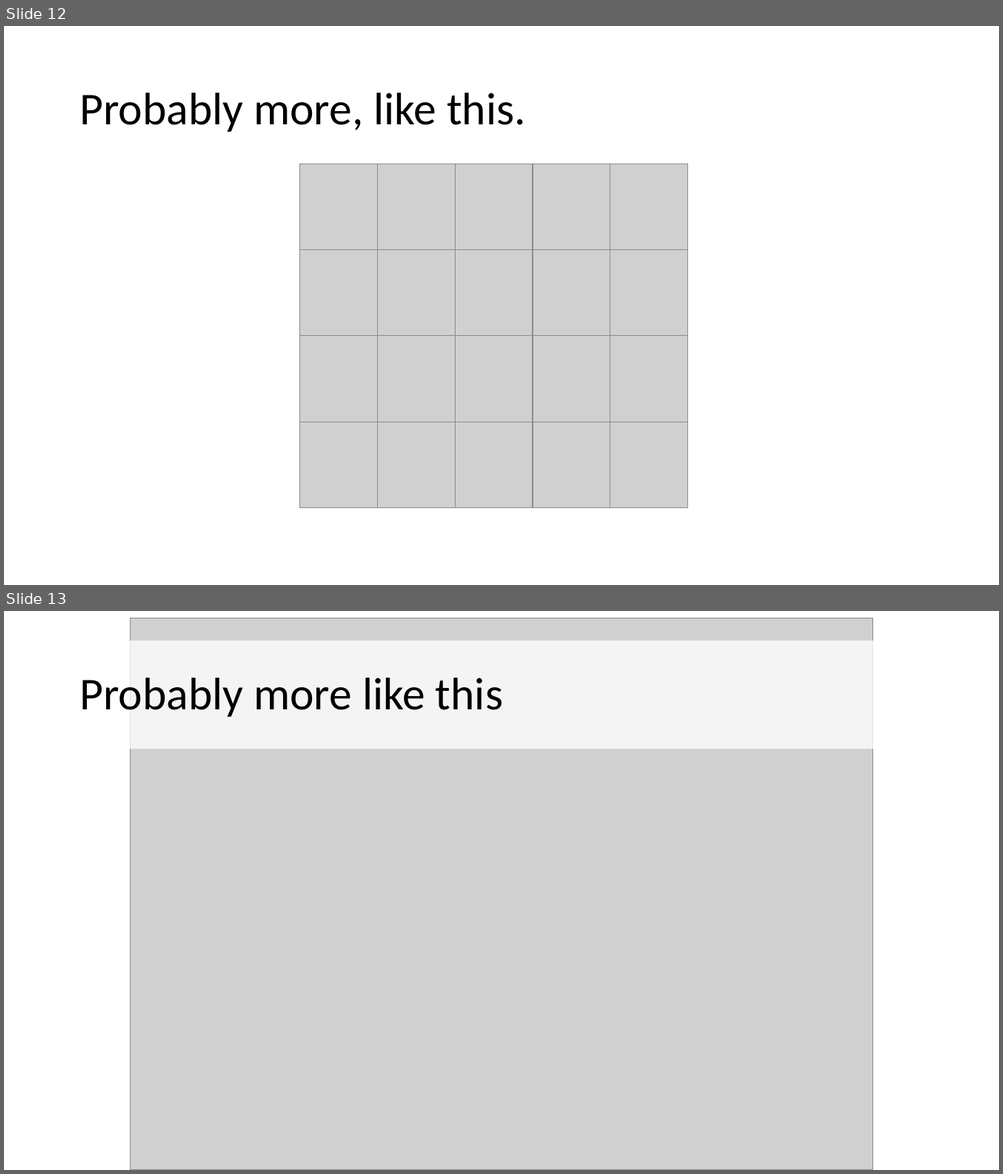
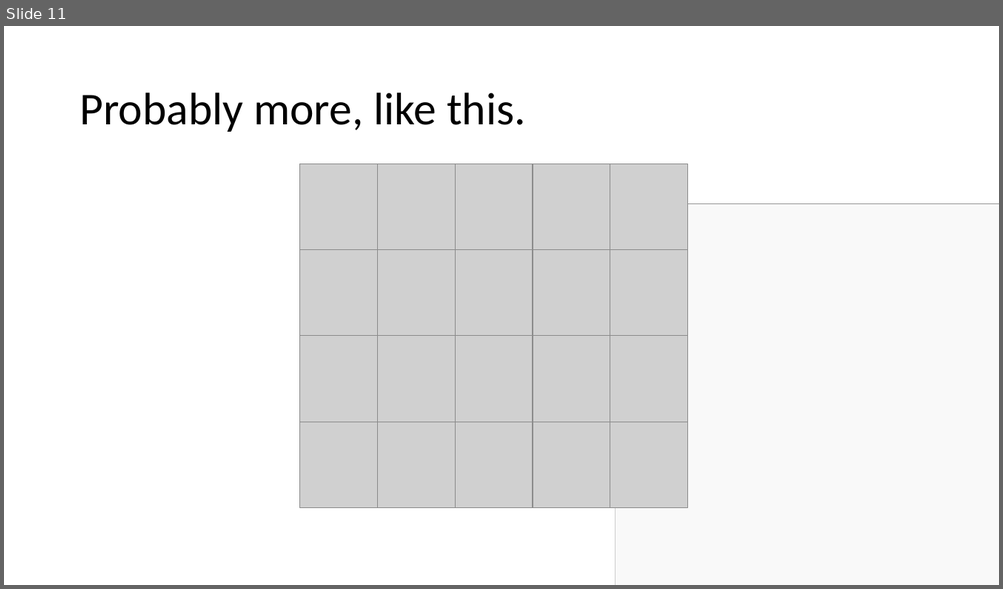
Before and after one commit to mikkelvalentinsorensen/MikValSor.GraphDBIntroTalk, a slide deck: Presentation.pptx. Shown one above the other, each under a label of ours: slides 12 and 13 before the commit, slide 11 after it. The pictures are 1003x1174 and 1003x589 pixels, drawn with LibreOffice and Linux fonts; fonts in the diff are those of the drawing; grey boxes stand for pictures. Boxes give left, top, right and bottom in pixels: in the first picture for what was removed or moved away, otherwise in the second. Text is boxed around its words. In the diff, an @@ line names an element or a change of style, - is before the commit and + after.

```diff
--- a/Presentation.pptx
+++ b/Presentation.pptx
@@ slide 13 removed at (4, 611, 999, 1170), background #FFFFFF @@
@@ picture removed at (130, 618, 872, 1170) @@
@@ title removed at (73, 641, 930, 749) @@
-Probably more like this
@@ what was slide 12 is now slide 11 @@
@@ slide 11 changed as well @@
@@ picture added at (615, 204, 999, 585) @@
@@ rectangle added at (615, 204, 999, 585), fill #FFFFFF at 89% opacity @@
```
Also in this commit, not shown: 22 other slides changed, 7 slides added, 1 other slide removed.
